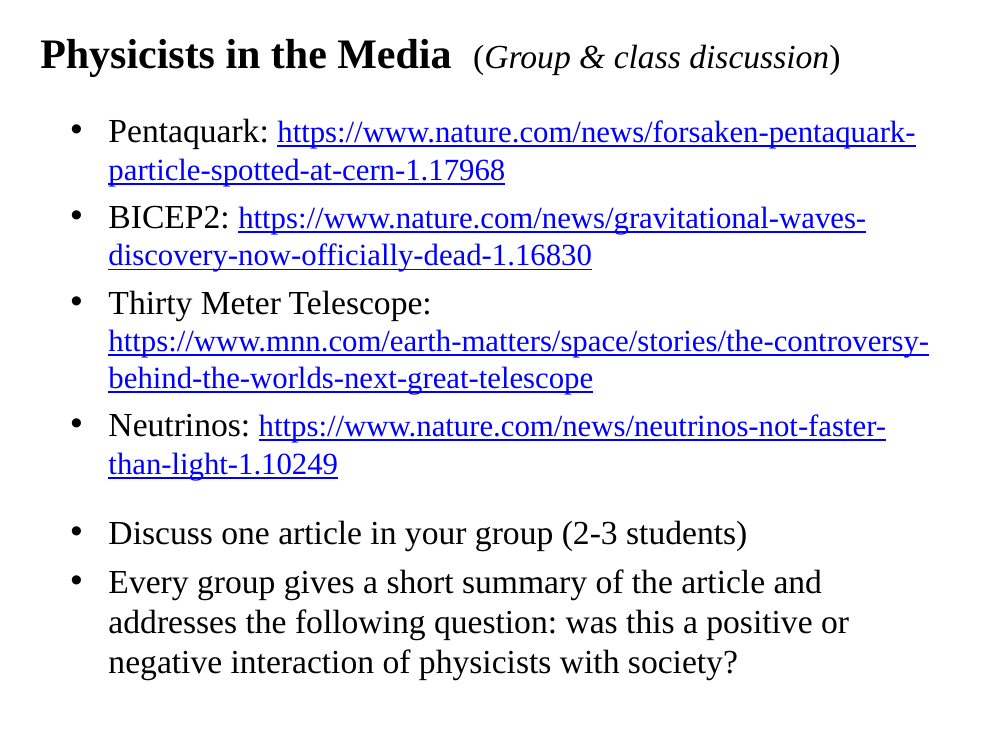
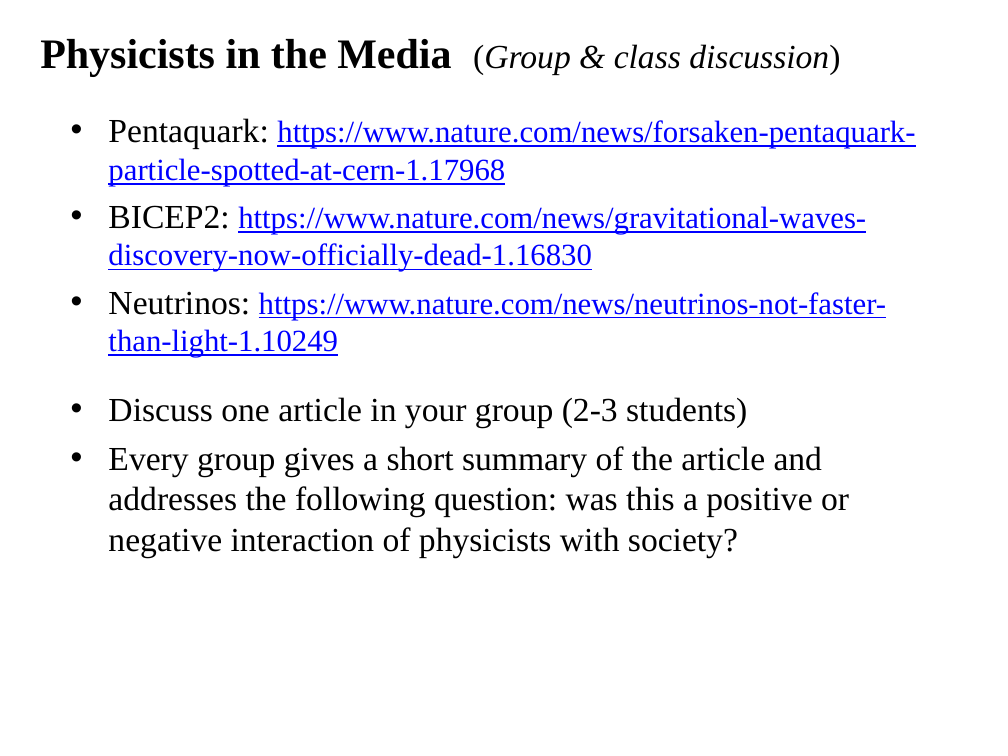
Before and after one commit to ajvanderhorst/PhysicsCapstoneGW, a slide deck: slide 3 of Topics/Slides/ClassCommunity1Society.pptx. Drawn at 1008x756 pixels with LibreOffice and Linux fonts; fonts in the diff are those of the drawing. Boxes give left, top, right and bottom in pixels: in the first picture for what was removed or moved away, otherwise in the second. Text is boxed around its words. In the diff, an @@ line names an element or a change of style, - is before the commit and + after.

```diff
--- a/Topics/Slides/ClassCommunity1Society.pptx
+++ b/Topics/Slides/ClassCommunity1Society.pptx
@@ text at [108, 290, 929, 394]: paragraph removed @@
-• Thirty Meter Telescope: https://www.mnn.com/earth-matters/space/stories/the-controversy-behind-the-worlds-next-great-telescope
```
Also in this commit, not shown: 2 other files.
